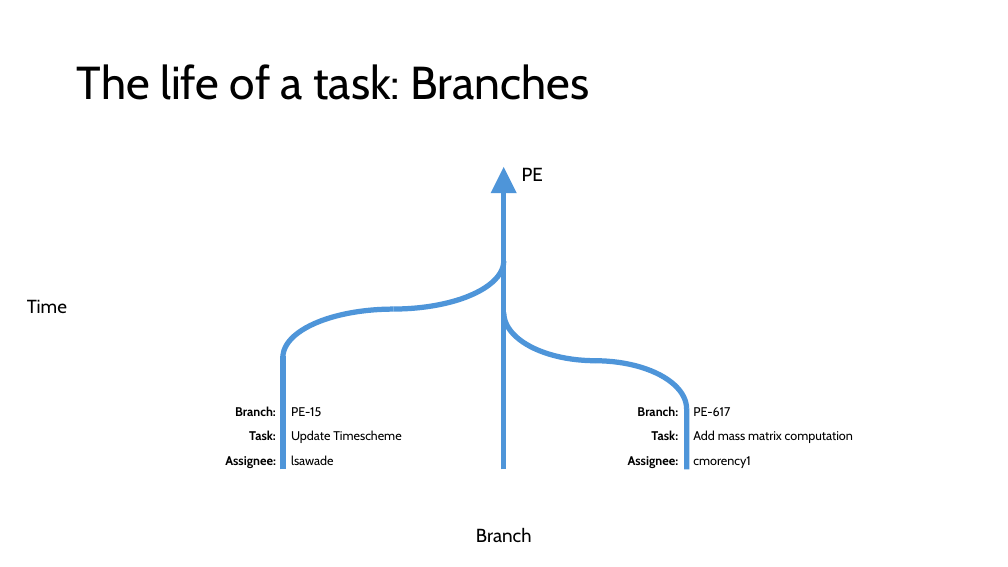
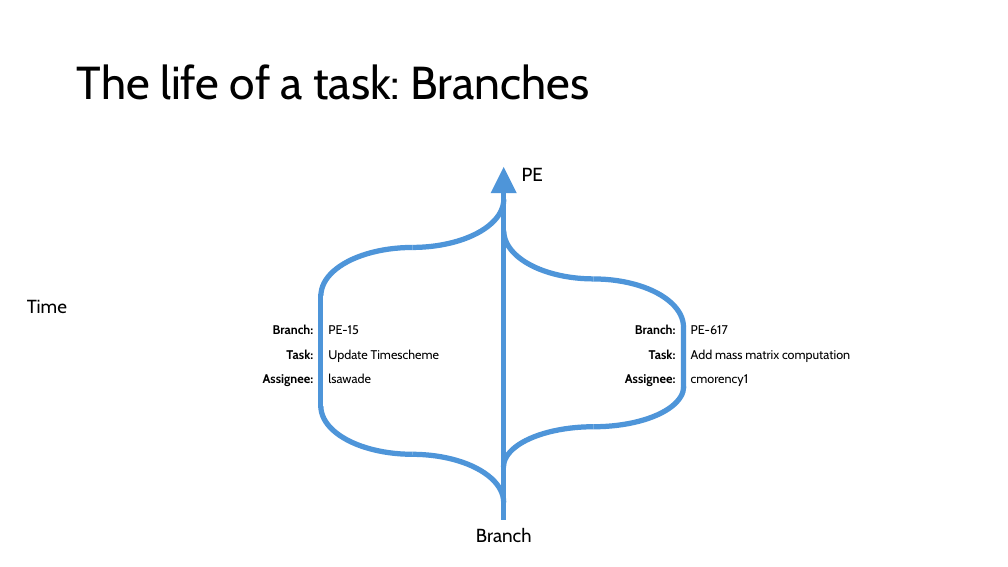
Before and after one commit to PrincetonUniversity/specfempp-notes, a slide deck: slide 11 of presentations/2025/03/Princeton_LLNL_Hackathon/Git_development_Workflow.pptx. Drawn at 1008x567 pixels with LibreOffice and Linux fonts; fonts in the diff are those of the drawing. Boxes give left, top, right and bottom in pixels: in the first picture for what was removed or moved away, otherwise in the second. Text is boxed around its words. In the diff, an @@ line names an element or a change of style, - is before the commit and + after.

```diff
--- a/presentations/2025/03/Princeton_LLNL_Hackathon/Git_development_Workflow.pptx
+++ b/presentations/2025/03/Princeton_LLNL_Hackathon/Git_development_Workflow.pptx
@@ arc (boxed as its full ellipse) resized from (x1=283, y1=213, x2=504, y2=309) to (x1=321, y1=151, x2=504, y2=247) @@
@@ arrow moved from (504, 470) - (504, 167) to (504, 520) - (504, 167) @@
@@ arc (boxed as its full ellipse) moved from (x1=504, y1=265, x2=687, y2=361) to (x1=504, y1=183, x2=684, y2=279) @@
@@ arc (boxed as its full ellipse) resized from (x1=283, y1=309, x2=504, y2=405) to (x1=321, y1=247, x2=504, y2=343) @@
@@ line moved from (283, 470) - (283, 355) to (321, 408) - (321, 294) @@
@@ arc (boxed as its full ellipse) moved from (x1=504, y1=361, x2=687, y2=457) to (x1=504, y1=279, x2=684, y2=375) @@
@@ table moved from (x1=208, y1=400, x2=422, y2=475) to (x1=245, y1=318, x2=459, y2=393) @@
@@ table moved from (x1=567, y1=400, x2=904, y2=475) to (x1=564, y1=318, x2=901, y2=393) @@
@@ line moved from (687, 470) - (687, 408) to (684, 388) - (684, 327) @@
@@ arc (boxed as its full ellipse) added at (x1=321, y1=358, x2=504, y2=454), outline #4E95D9 5 pt @@
@@ arc (boxed as its full ellipse) added at (x1=504, y1=346, x2=684, y2=426), outline #4E95D9 5 pt @@
@@ arc (boxed as its full ellipse) added at (x1=504, y1=426, x2=684, y2=507), outline #4E95D9 5 pt @@
@@ arc (boxed as its full ellipse) added at (x1=321, y1=454, x2=504, y2=551), outline #4E95D9 5 pt @@
```
Also in this commit, not shown: 5 other slides changed, 3 slides added.
